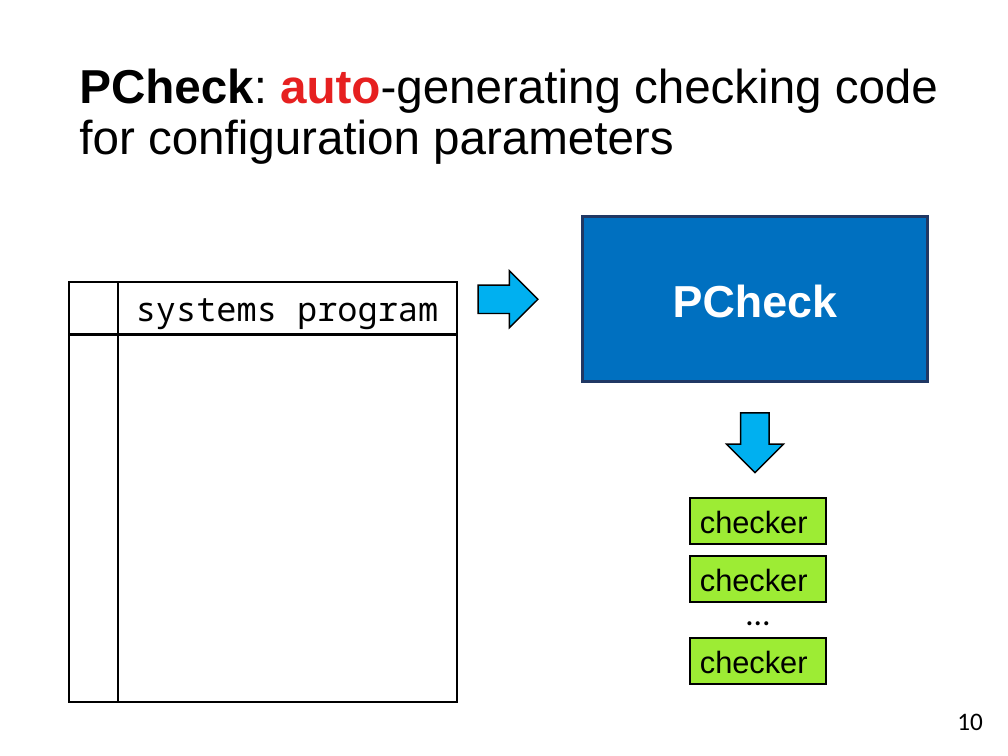
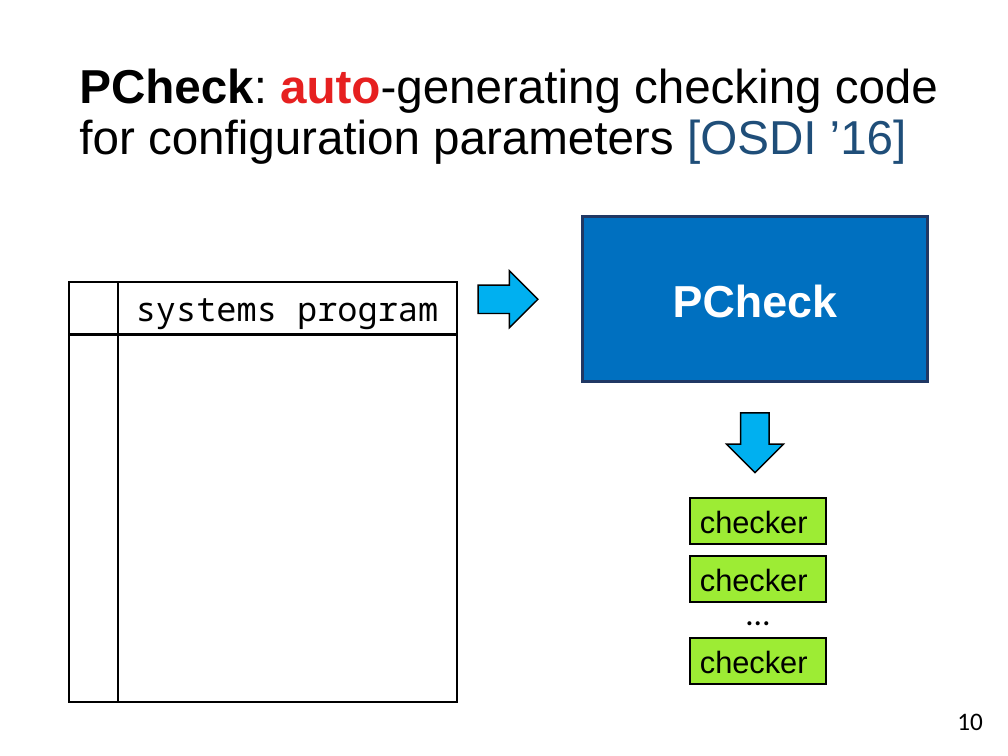
Before and after one commit to tianyin/tianyin.github.io, a slide deck: slide 13 of cs591.pptx. Drawn at 1008x756 pixels with LibreOffice and Linux fonts; fonts in the diff are those of the drawing. Boxes give left, top, right and bottom in pixels: in the first picture for what was removed or moved away, otherwise in the second. Text is boxed around its words. In the diff, an @@ line names an element or a change of style, - is before the commit and + after.

Commit message:
update

```diff
--- a/cs591.pptx
+++ b/cs591.pptx
@@ title at (79, 68, 938, 163): text changed @@
-PCheck: auto-generating checking code for configuration parameters
+PCheck: auto-generating checking code for configuration parameters [OSDI ’16]
```
Also in this commit, not shown: 1 other slide changed.
